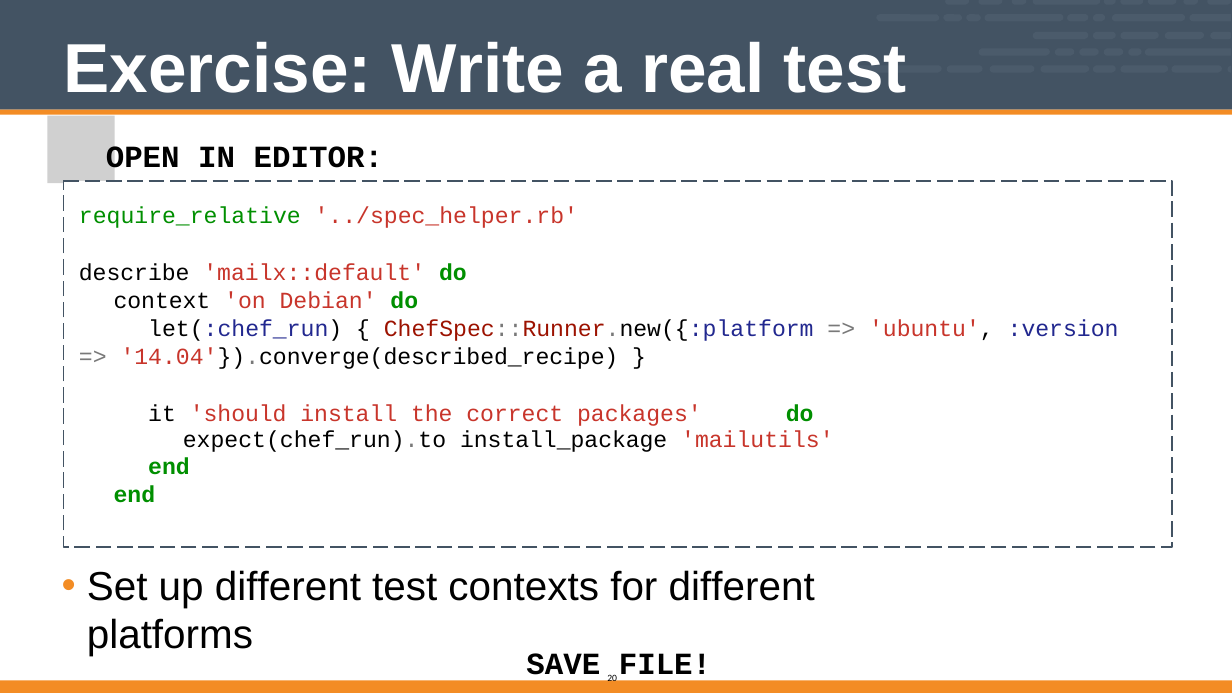
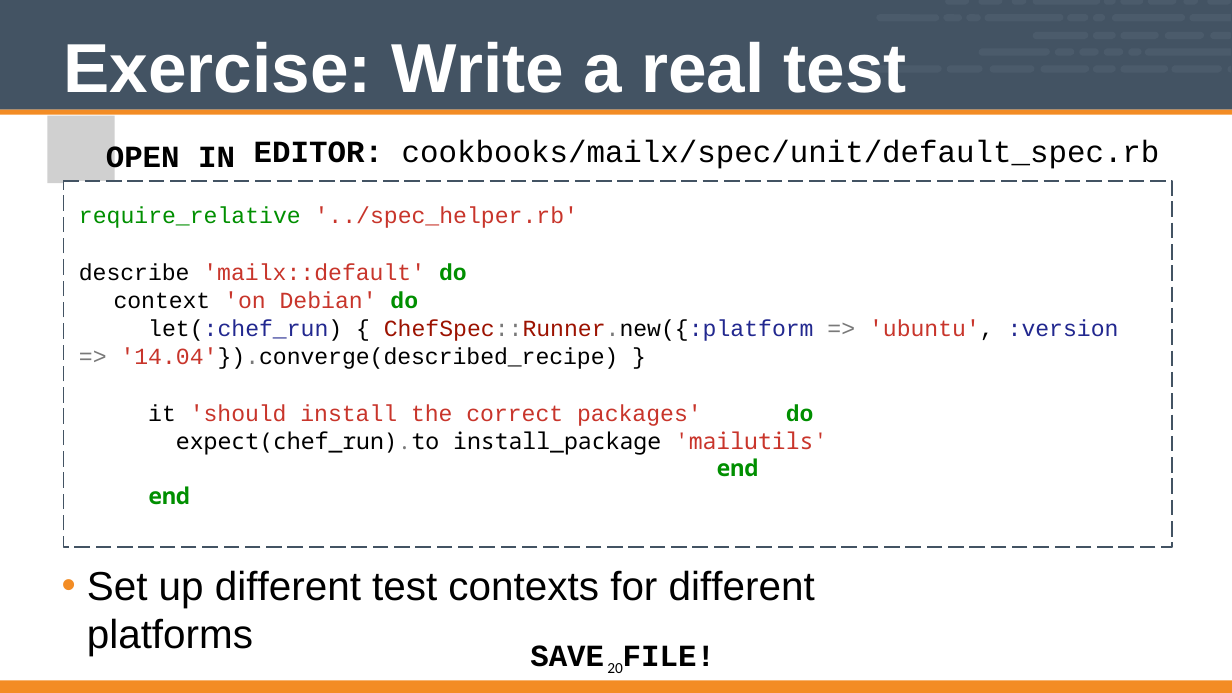
Before and after one commit to vinyar/chef-intermediate, a slide deck: slide 20 of Modules/12-Chef_Intermediate.pptx. Drawn at 1232x693 pixels with LibreOffice and Linux fonts; fonts in the diff are those of the drawing; grey boxes stand for pictures. Boxes give left, top, right and bottom in pixels: in the first picture for what was removed or moved away, otherwise in the second. Text is boxed around its words. In the diff, an @@ line names an element or a change of style, - is before the commit and + after.

Commit message:
Edited some text so this can be reviewed

```diff
--- a/Modules/12-Chef_Intermediate.pptx
+++ b/Modules/12-Chef_Intermediate.pptx
@@ text "EDITOR: cookbooks/mailx/spec/unit/default_spec.rb" rewrapped from [254,146,1012,213] to [254,140,1160,169] @@
@@ text removed at [114,430,446,503] @@
-expect(chef_run).to
-end end
@@ text at [148,431,828,505]: paragraphs added @@
+expect(chef_run).to install_package 'mailutils'
+end
+end
@@ text removed at [460,430,834,452] @@
-install_package 'mailutils'
@@ text "SAVE FILE!" rewrapped from [526,653,711,683] to [530,645,715,667] @@
@@ page number: place and size @@
-page number at [607,673,617,684]
+page number at [607,663,623,673]
@@ page number at [607,663,623,673]: size 10 to 16 pt @@
```
Also in this commit, not shown: 25 other slides changed.
